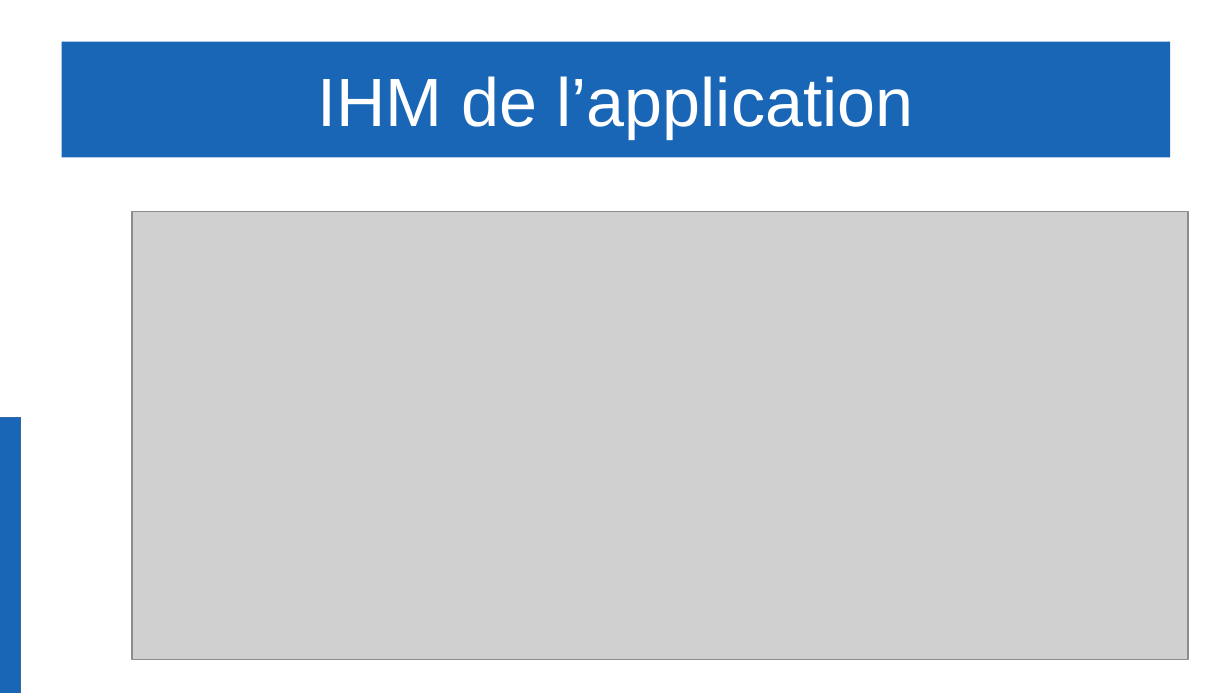
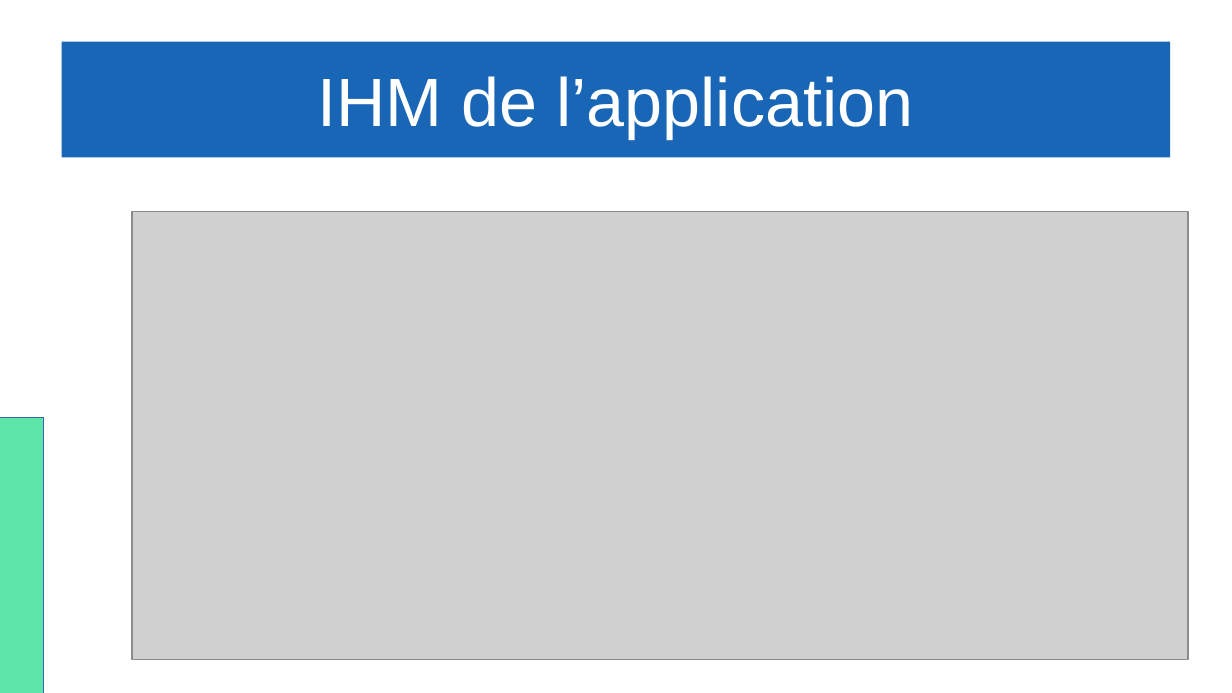
Before and after one commit to Gabin221/Tracking-BLE-documents, a slide deck: slide 11 of Revues/Revues2/Gabin/presentation_yahya_andrea_gabin.odp. Drawn at 1232x693 pixels with LibreOffice and Linux fonts; fonts in the diff are those of the drawing; grey boxes stand for pictures. Boxes give left, top, right and bottom in pixels: in the first picture for what was removed or moved away, otherwise in the second. Text is boxed around its words. In the diff, an @@ line names an element or a change of style, - is before the commit and + after.

```diff
--- a/Revues/Revues2/Gabin/presentation_yahya_andrea_gabin.odp
+++ b/Revues/Revues2/Gabin/presentation_yahya_andrea_gabin.odp
@@ rectangle: place and size @@
-rectangle at box(0, 418, 21, 693)
+rectangle at box(0, 418, 44, 693)
@@ rectangle at box(0, 418, 44, 693): fill #1966B6 to #5EE5AA @@
```
Also in this commit, not shown: 11 other slides changed, 1 other file.
